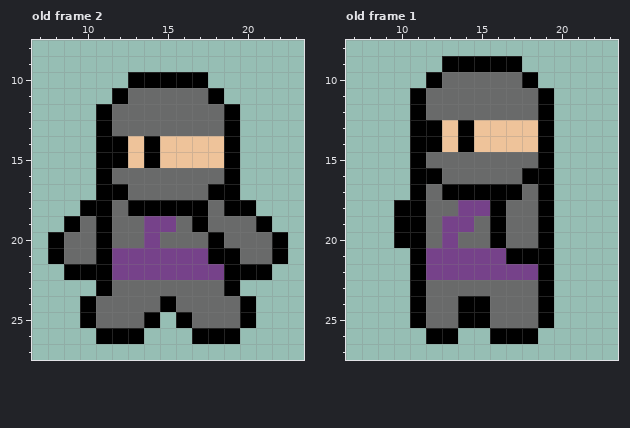
Edited in one commit: pixel-art file (sprites/player/player.ase). The picture above was drawn from the file before the commit.
32x32 pixels, 4 frames. Shown: old frame 2: x 7..23, y 8..27; old frame 1: x 7..23, y 8..27. The commit also changed other frames, which this record leaves out.
And afterwards:
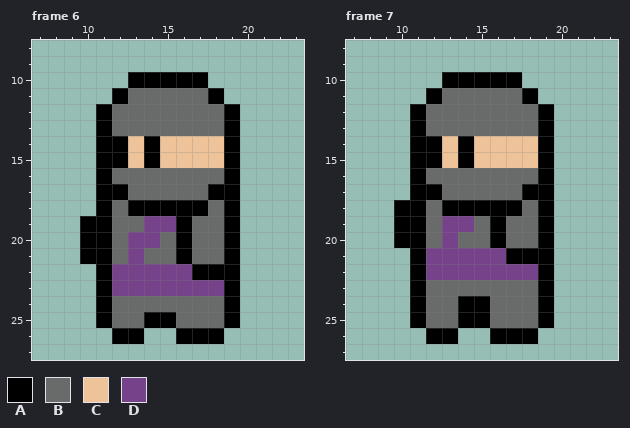
Palette (. is transparent): A #000000  B #696a6a  C #eec39a  D #76428a
A new or re-ordered frame is compared with the old frame closest to it.
What changed:
frames 4 -> 9
--- frame 6 is new; against old frame 2, layer "Banda"
@@ x 7..23 @@
 17 ....AABBBBBAA....
-18 ...AABAAAAABAA...
-19 ..ABABBDDBABBBA..
-20 .ABBABBDBBBABBBA.
-21 .ABBADDDDDDAABBA.
-22 ..AAADDDDDDDAAA..
-23 ....ABBBBBBBA....
-24 ...ABBBBABBBBA...
-25 ...ABBBA.ABBBA...
-26 ....AAA...AAA....
+18 ....ABAAAAABA....
+19 ...AABBDDABBA....
+20 ...AABDDBABBA....
+21 ...AABDBBABBA....
+22 ....ADDDDDAAA....
+23 ....ADDDDDDDA....
+24 ....ABBBBBBBA....
+25 ....ABBAABBBA....
+26 .....AA..AAA.....
 27 .................
--- frame 7 is new; against old frame 1, layer "Banda"
@@ x 7..23 @@
  8 .................
- 9 ......AAAAA......
-10 .....ABBBBBA.....
-11 ....ABBBBBBBA....
+ 9 .................
+10 ......AAAAA......
+11 .....ABBBBBA.....
 12 ....ABBBBBBBA....
-13 ....AACACCCCA....
+13 ....ABBBBBBBA....
 14 ....AACACCCCA....
-15 ....ABBBBBBBA....
-16 ....AABBBBBAA....
-17 ....ABAAAAABA....
-18 ...AABBDDABBA....
+15 ....AACACCCCA....
+16 ....ABBBBBBBA....
+17 ....AABBBBBAA....
+18 ...AABAAAAABA....
 19 ...AABDDBABBA....
